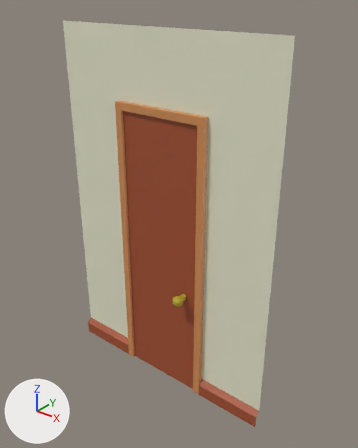
The FBX model T_and_J/Assets/Project/Prefabs/Models/Wall2.fbx, before and after one commit.
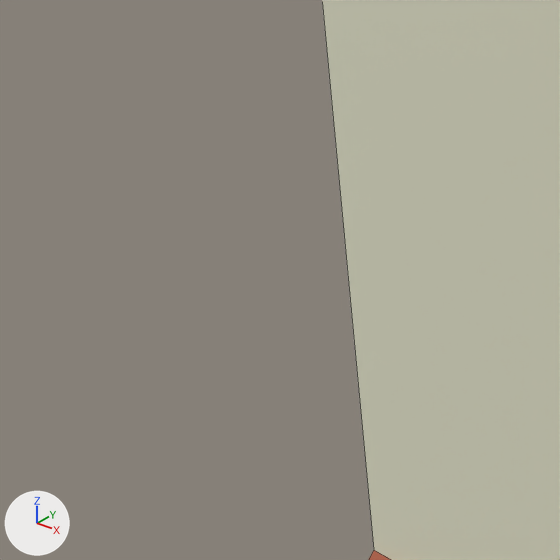
Old and new are each drawn whole from a 50 mm camera at (2.34, -2.72, 3.26) aimed at (0.13, 0.05, 1.54) and again close up on the part from 10% to 33% of the width and 53% to 71% of the height. Every picture has the same lights, and +X, +Y and +Z are marked at lower left. The close-ups show mesh edges as thin lines. Where no turn or scale is listed for an object, it has been applied to the vertices.

Names of what the first close-up shows: '平面'.
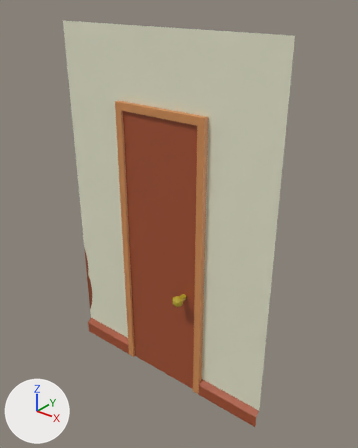
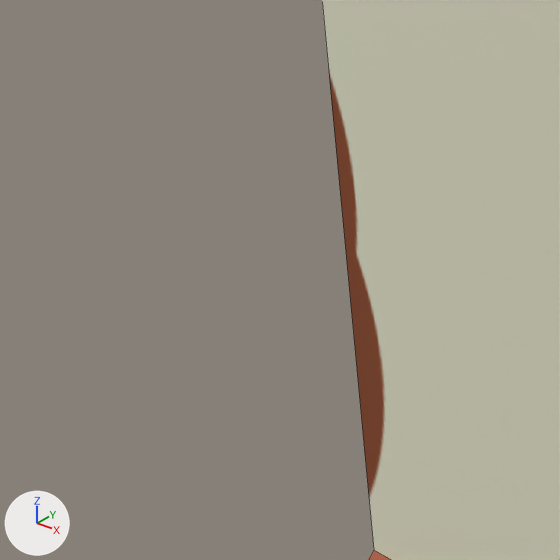
The change, as JSON lines over the scene's bpy script:
```json
{"op": "add", "block": "img_wall_texture_png", "code": ["img_wall_texture_png = load_image('Wall_Texture.png', '../../Textures/Wall_Texture.png', 1024, 1024, 'sRGB')"]}
{"op": "set", "path": "mat_wall2_texture.texture", "old": "img_wall2_texture_png", "new": "img_wall_texture_png"}
```

Where the change shows, as pixel boxes (x1, y1, x2, y2) in the close-ups (560 x 560 px):
```json
{"object": "平面", "change": "surface changed", "before": [329, 69, 388, 500], "after": [329, 69, 388, 500], "on screen": "grey to brown"}
```
